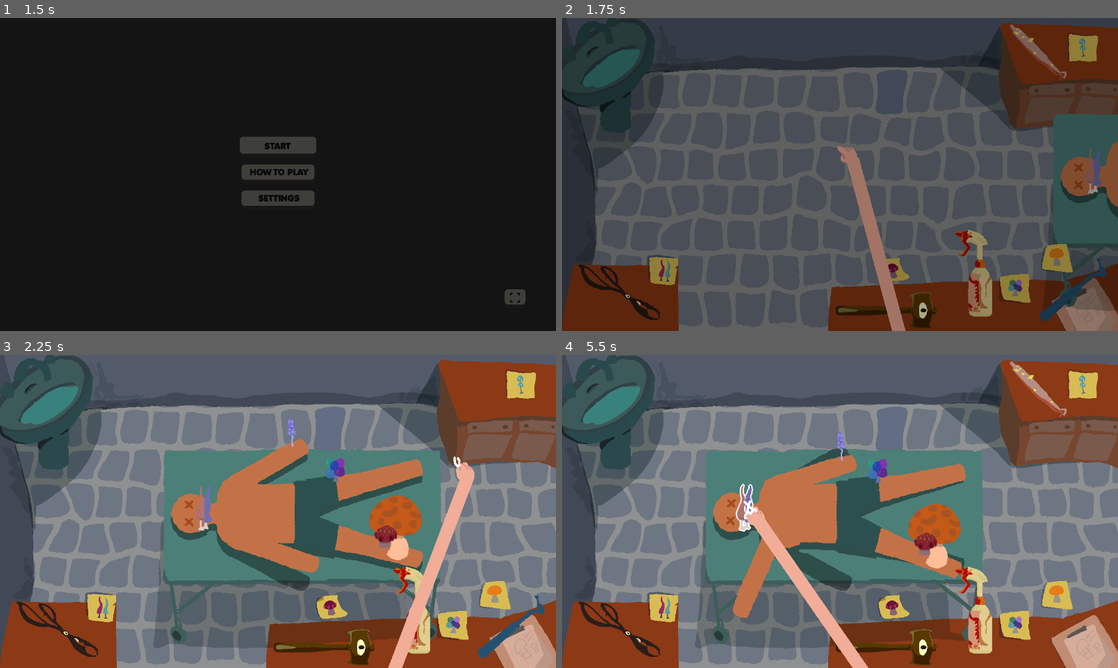
Above: before the commit, frames 1-4 (two rows, left to right).
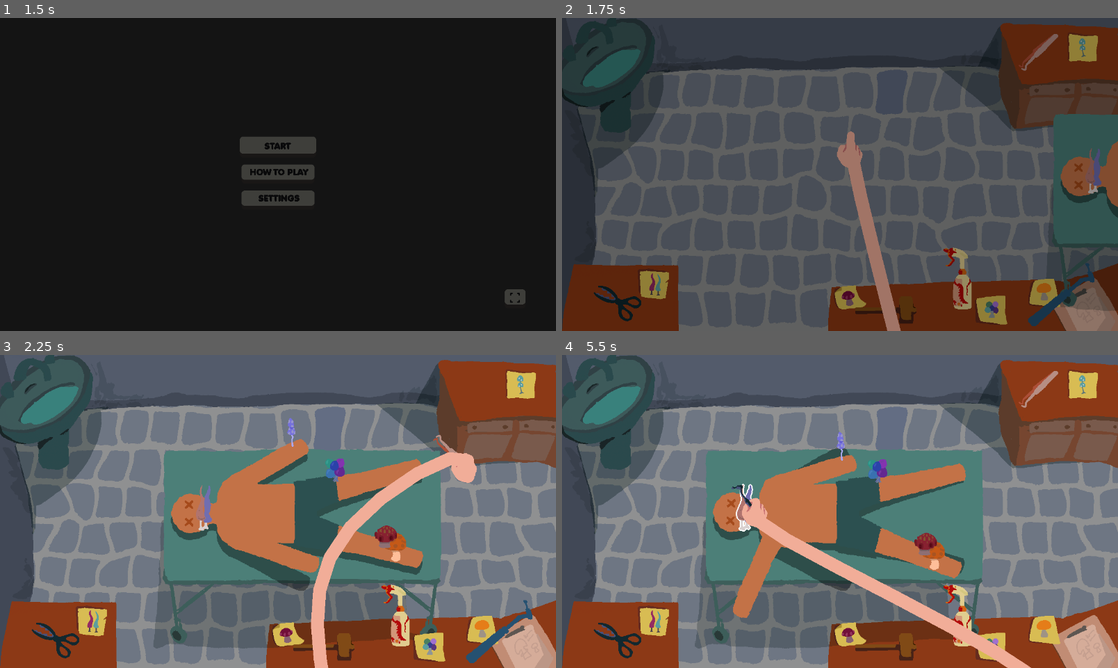
Above: after the commit, the same moments.

Repository: IsaacCerejo/wild-jam-87
Game: Godot game, scene res://scenes/splash_screen_manager/splash_screen_manager.tscn
Same seed, same stepped clock (60 frames per second), same inputs: the game is played once before the commit and once after it. The engine's default icon, where the game draws it, is replaced by a stand-in: a white triangle on a blue panel in a dark square. Sound files missing from this copy of the repository are replaced by a short silence.
Inputs (mouse positions are in pixels of both pictures, inside the frame that each line leads up to):
- Up to frame 1 (1.5 s): tap Enter at 0.5 s; move the mouse to (400, 158) at 0.52 s; click (400, 158) at 0.67 s; click "START" at 1.25 s
- Up to frame 2 (1.75 s): no input
- Up to frame 3 (2.25 s): drag from (478, 389) to (411, 611) at 2.02 s
- Up to frame 4 (5.5 s): click (973, 611) at 2.92 s; drag from (617, 630) to (884, 646) at 3.52 s; drag from (884, 646) to (1073, 627) at 4.27 s; drag from (1073, 627) to (745, 508) at 5.02 s

Frame 1 is identical in both runs. In frame 2, 6.7% of the frame differs, in the area x 2-98%, y 2-100%; in frame 3, 10%, in the area x 2-98%, y 25-100%; in frame 4, 10%.

Commit message:
asset: hands, tools & mushrooms

Diff:
--- a/scenes/main_game/main_game.tscn
+++ b/scenes/main_game/main_game.tscn
@@ -1,9 +1,11 @@
-[gd_scene load_steps=33 format=3 uid="uid://fwifwdj0klmd"]
+[gd_scene load_steps=35 format=3 uid="uid://fwifwdj0klmd"]
 
 [ext_resource type="Texture2D" uid="uid://bce0lpb8ourlr" path="res://assets/background/background.png" id="1_s87mg"]
 [ext_resource type="Script" uid="uid://c0qla4xs5qtuw" path="res://scripts/main_game/patient_manager.gd" id="3_4y18v"]
+[ext_resource type="Texture2D" uid="uid://dhgcgtngpsxv2" path="res://assets/hand/hand_drill.png" id="3_gxjft"]
 [ext_resource type="Script" uid="uid://0ua5elcqwham" path="res://scripts/main_game/tool_selector.gd" id="4_irrf2"]
 [ext_resource type="Texture2D" uid="uid://b0788qfn374ll" path="res://assets/tools/tool_pinça.png" id="5_s87mg"]
+[ext_resource type="Texture2D" uid="uid://0ixx8sqasrjp" path="res://assets/hand/hand_hammer.png" id="5_uddg2"]
 [ext_resource type="Texture2D" uid="uid://uuela3hv3sev" path="res://assets/tools/tool_tesoura.png" id="6_ebk6p"]
 [ext_resource type="PackedScene" uid="uid://cfynw7ir82qmn" path="res://scenes/main_game/tool.tscn" id="7_b4n6q"]
 [ext_resource type="Texture2D" uid="uid://dhupda6d3r6f1" path="res://assets/tools/tool_hammer.png" id="7_ebk6p"]
@@ -27,64 +29,64 @@
 animations = [{
 "frames": [{
 "duration": 1.0,
+"texture": ExtResource("3_gxjft")
+}],
+"loop": true,
+"name": &"drill",
+"speed": 5.0
+}, {
+"frames": [{
+"duration": 1.0,
+"texture": ExtResource("9_kwr1i")
+}],
+"loop": true,
+"name": &"empty",
+"speed": 5.0
+}, {
+"frames": [{
+"duration": 1.0,
+"texture": ExtResource("5_uddg2")
+}],
+"loop": true,
+"name": &"hammer",
+"speed": 5.0
+}, {
+"frames": [{
+"duration": 1.0,
+"texture": ExtResource("10_fxa2l")
+}],
+"loop": true,
+"name": &"pinca",
+"speed": 5.0
+}, {
+"frames": [{
+"duration": 1.0,
+"texture": ExtResource("11_feobv")
+}],
+"loop": true,
+"name": &"spray",
+"speed": 5.0
+}, {
+"frames": [{
+"duration": 1.0,
 "texture": ExtResource("12_gxjft")
 }],
 "loop": true,
-"name": &"drill",
-"speed": 5.0
-}, {
-"frames": [{
-"duration": 1.0,
-"texture": ExtResource("9_kwr1i")
-}],
-"loop": true,
-"name": &"empty",
-"speed": 5.0
-}, {
-"frames": [{
-"duration": 1.0,
-"texture": ExtResource("12_gxjft")
-}],
-"loop": true,
-"name": &"hammer",
-"speed": 5.0
-}, {
-"frames": [{
-"duration": 1.0,
-"texture": ExtResource("10_fxa2l")
-}],
-"loop": true,
-"name": &"pinca",
-"speed": 5.0
-}, {
-"frames": [{
-"duration": 1.0,
-"texture": ExtResource("11_feobv")
-}],
-"loop": true,
-"name": &"spray",
-"speed": 5.0
-}, {
-"frames": [{
-"duration": 1.0,
-"texture": ExtResource("12_gxjft")
-}],
-"loop": true,
 "name": &"tesoura",
 "speed": 5.0
 }]
 
 [sub_resource type="RectangleShape2D" id="RectangleShape2D_r8wn4"]
-size = Vector2(48.794067, 187.35413)
+size = Vector2(120.32367, 37.60898)
 
 [sub_resource type="RectangleShape2D" id="RectangleShape2D_kwr1i"]
-size = Vector2(90, 206)
+size = Vector2(68, 143)
 
 [sub_resource type="RectangleShape2D" id="RectangleShape2D_fxa2l"]
-size = Vector2(102, 230.90155)
+size = Vector2(70.945465, 115.03424)
 
 [sub_resource type="RectangleShape2D" id="RectangleShape2D_feobv"]
-size = Vector2(242, 92)
+size = Vector2(160, 73)
 
 [sub_resource type="RectangleShape2D" id="RectangleShape2D_gxjft"]
 size = Vector2(44.484985, 197.89801)
@@ -145,9 +147,8 @@
 [node name="HandSprite" type="AnimatedSprite2D" parent="Player"]
 unique_name_in_owner = true
 sprite_frames = SubResource("SpriteFrames_n1acc")
-animation = &"empty"
+animation = &"tesoura"
 autoplay = "empty"
-offset = Vector2(28, 24)
 
 [node name="arm" type="Line2D" parent="Player"]
 position = Vector2(31, 26)
@@ -164,15 +165,15 @@
 position = Vector2(1140, 550)
 
 [node name="TesouraPostIt" type="Sprite2D" parent="PostIts"]
-position = Vector2(-909, 32)
+position = Vector2(-931, 64)
 texture = ExtResource("15_fxa2l")
 
 [node name="SprayPostIt" type="Sprite2D" parent="PostIts"]
-position = Vector2(-97, 70)
+position = Vector2(-150, 120)
 texture = ExtResource("16_feobv")
 
 [node name="HammerPostIt" type="Sprite2D" parent="PostIts"]
-position = Vector2(-379, 30)
+position = Vector2(-480, 93)
 texture = ExtResource("17_uddg2")
 
 [node name="PincaPostIt" type="Sprite2D" parent="PostIts"]
@@ -180,6 +181,7 @@
 texture = ExtResource("18_qspar")
 
 [node name="DrillPostIt" type="Sprite2D" parent="PostIts"]
+position = Vector2(-29, 80)
 texture = ExtResource("19_7mboc")
 
 [node name="ToolSelector" type="Node2D" parent="."]
@@ -193,28 +195,30 @@
 texture = ExtResource("5_s87mg")
 
 [node name="CollisionShape2D" parent="ToolSelector/Pinca" index="1"]
-position = Vector2(-0.5, 0)
+position = Vector2(1.3126221, -2.7181396)
 rotation = -0.77841693
 shape = SubResource("RectangleShape2D_r8wn4")
 
 [node name="Spray" parent="ToolSelector" instance=ExtResource("7_b4n6q")]
-position = Vector2(948, 587)
+position = Vector2(910, 599)
 type = 1
 
 [node name="Sprite2D" parent="ToolSelector/Spray" index="0"]
 texture = ExtResource("7_l774p")
 
 [node name="CollisionShape2D" parent="ToolSelector/Spray" index="1"]
+position = Vector2(0, -0.5)
 shape = SubResource("RectangleShape2D_kwr1i")
 
 [node name="Tesoura" parent="ToolSelector" instance=ExtResource("7_b4n6q")]
-position = Vector2(131, 632)
+position = Vector2(128, 656)
 type = 2
 
 [node name="Sprite2D" parent="ToolSelector/Tesoura" index="0"]
 texture = ExtResource("6_ebk6p")
 
 [node name="CollisionShape2D" parent="ToolSelector/Tesoura" index="1"]
+position = Vector2(-2.1519928, -6.5203247)
 rotation = -0.91978854
 shape = SubResource("RectangleShape2D_fxa2l")
 
@@ -226,10 +230,11 @@
 texture = ExtResource("7_ebk6p")
 
 [node name="CollisionShape2D" parent="ToolSelector/Hammer" index="1"]
+position = Vector2(4, 0.5)
 shape = SubResource("RectangleShape2D_feobv")
 
 [node name="Drill" parent="ToolSelector" instance=ExtResource("7_b4n6q")]
-position = Vector2(1177, 626)
+position = Vector2(1150, 637)
 type = 3
 
 [node name="Sprite2D" parent="ToolSelector/Drill" index="0"]
--- a/scenes/main_game/mushrooms/face_mushroom.tscn
+++ b/scenes/main_game/mushrooms/face_mushroom.tscn
@@ -9,11 +9,11 @@
 allowed_tool_types = Array[int]([3])
 
 [node name="Sprite2D" parent="." index="0"]
-position = Vector2(-0.5, -69)
+position = Vector2(-3, -25)
 texture = ExtResource("3_sc635")
 
 [node name="GPUParticles2D" parent="." index="1"]
-position = Vector2(-0.5, -69)
+position = Vector2(0, -24)
 
 [node name="CollisionShape2D" parent="." index="2"]
-position = Vector2(-0.5, -69)
+position = Vector2(0, -23)
--- a/scripts/main_game/arm.gd
+++ b/scripts/main_game/arm.gd
@@ -1,6 +1,6 @@
 extends Line2D
 
-const MAX_POINTS: int = 2
+const MAX_POINTS: int = 200
 const FOLLOW_STRENGTH: float = 0.2
 const DOWNWARD_SPEED: float = 300
 const BASE_POSITION: Vector2 = Vector2(800, 900)
Binary file added: assets/hand/hand_drill.png
Not shown, added: assets/hand/hand_drill.png.import
Binary file changed: assets/hand/hand_empty.png
Binary file added: assets/hand/hand_hammer.png
Not shown, added: assets/hand/hand_hammer.png.import
Binary file changed: assets/hand/hand_pinca.png
Binary file changed: assets/hand/hand_spray.png
Binary file changed: assets/hand/hand_tesoura.png
Binary file changed: assets/mushrooms/face_mushroom.PNG
Binary file changed: assets/tools/tool_hammer.png
Binary file changed: assets/tools/tool_pinça.png
Binary file changed: assets/tools/tool_spray.png
(and 1 more such lines)
